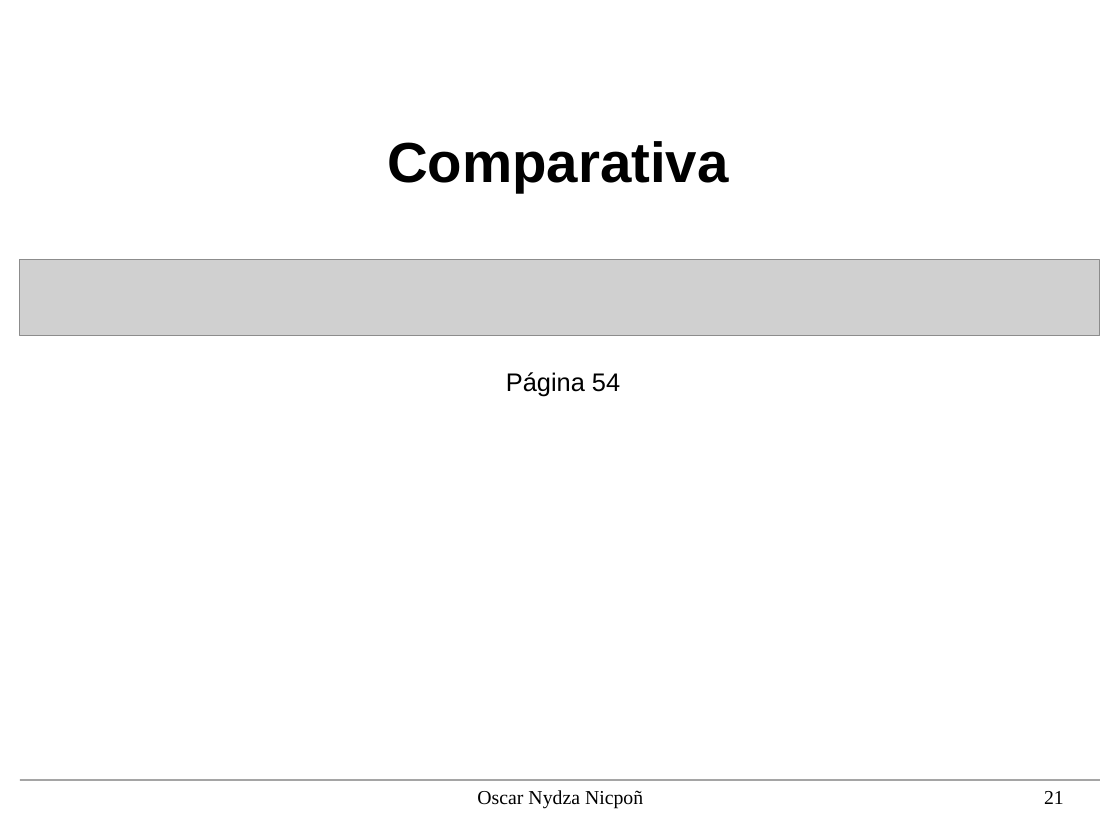
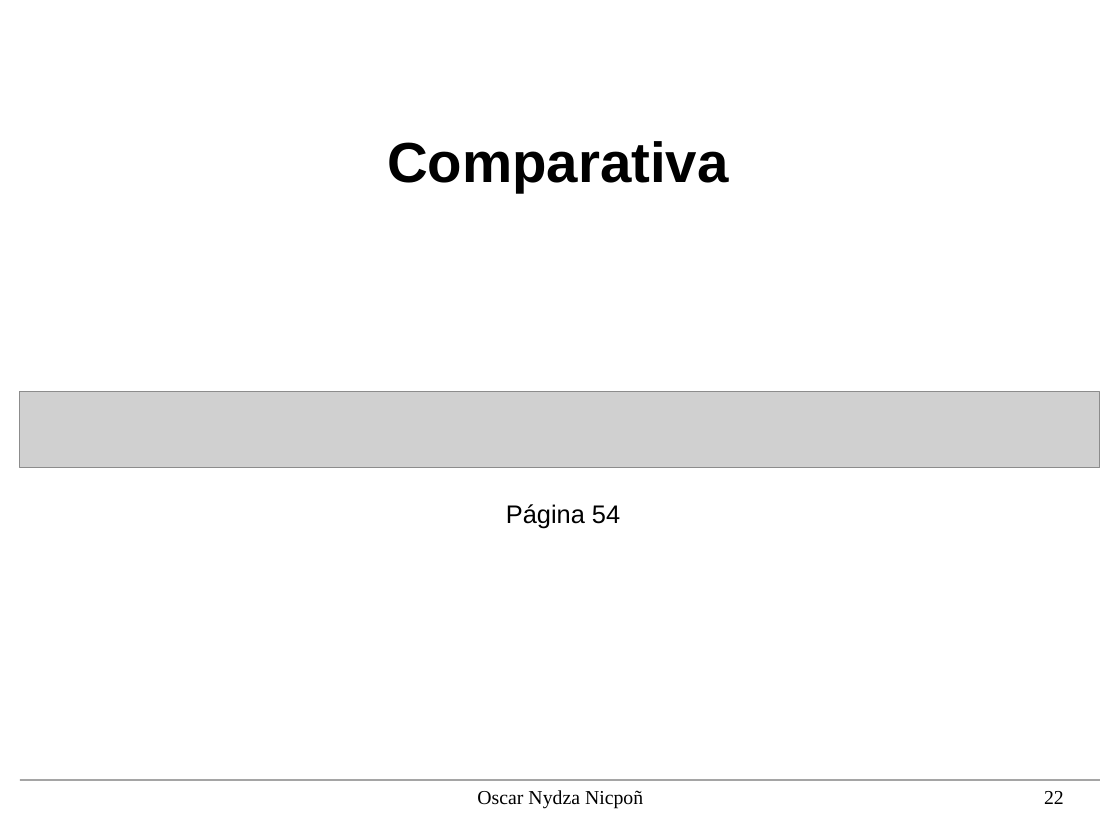
Before and after one commit to nipsn/Spark-TFG, a slide deck: slide 22 of presentacion/diapos.odp (slide 21 before the commit). Drawn at 1120x840 pixels with LibreOffice and Linux fonts; fonts in the diff are those of the drawing; grey boxes stand for pictures; background and template pictures are left out. Boxes give left, top, right and bottom in pixels: in the first picture for what was removed or moved away, otherwise in the second. Text is boxed around its words. In the diff, an @@ line names an element or a change of style, - is before the commit and + after.

```diff
--- a/presentacion/diapos.odp
+++ b/presentacion/diapos.odp
@@ picture moved from (x1=20, y1=260, x2=1101, y2=336) to (x1=20, y1=392, x2=1101, y2=469) @@
@@ text "Página 54" moved from (x1=506, y1=372, x2=620, y2=397) to (x1=506, y1=504, x2=620, y2=529) @@
@@ page number at (x1=1044, y1=791, x2=1064, y2=804): text changed @@
-21
+22
```
Also in this commit, not shown: 18 other slides changed, 5 slides removed, 1 other file.
